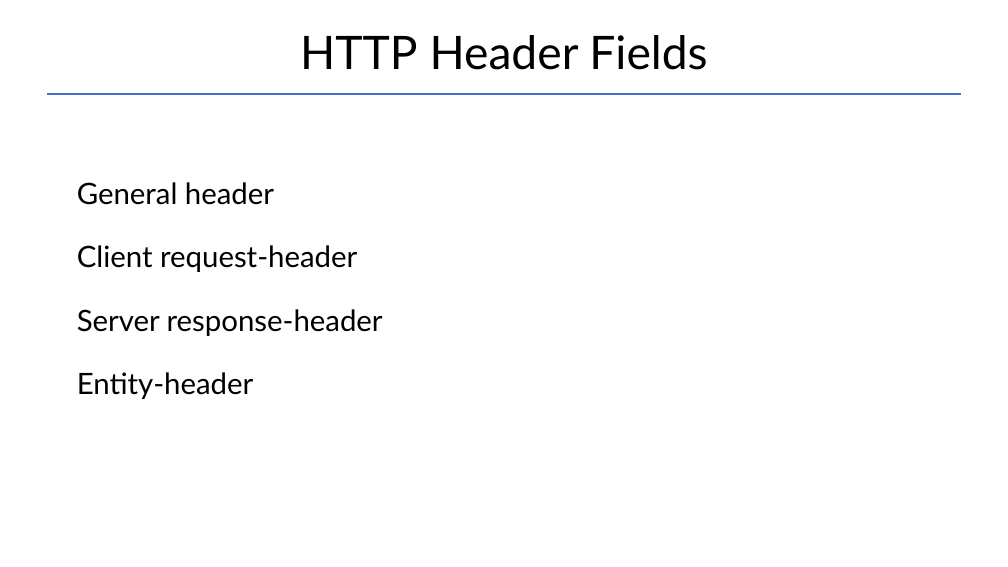
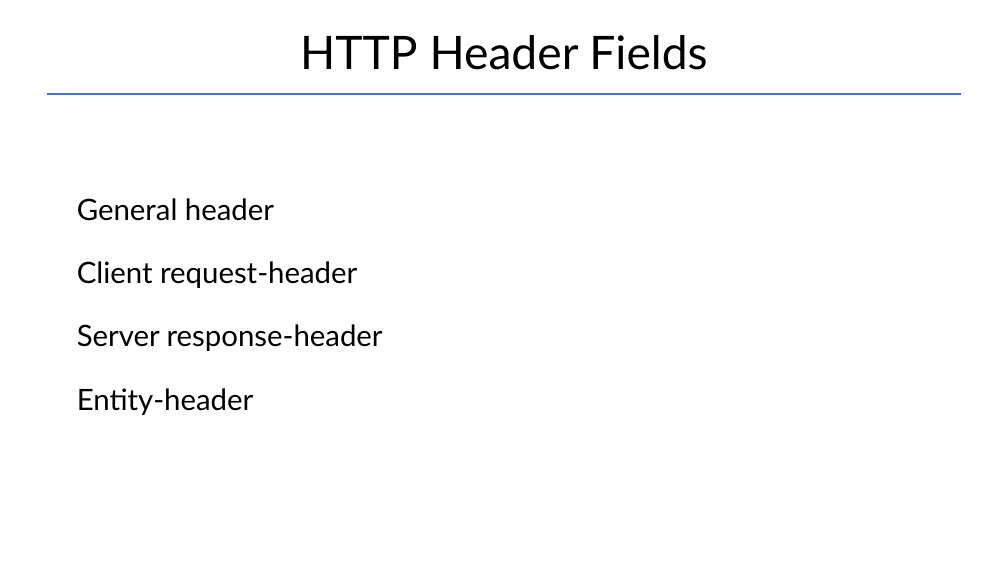
Before and after one commit to Garnik94/Levelup_presentations, a slide deck: slide 16 of Http/Http_presentation.pptx. Drawn at 1008x567 pixels with LibreOffice and Linux fonts; fonts in the diff are those of the drawing. Boxes give left, top, right and bottom in pixels: in the first picture for what was removed or moved away, otherwise in the second. Text is boxed around its words. In the diff, an @@ line names an element or a change of style, - is before the commit and + after.

```diff
--- a/Http/Http_presentation.pptx
+++ b/Http/Http_presentation.pptx
@@ text "General header" moved from (x1=77, y1=182, x2=383, y2=399) to (x1=77, y1=198, x2=383, y2=415) @@
```
Also in this commit, not shown: 4 other slides changed, 1 other file.
